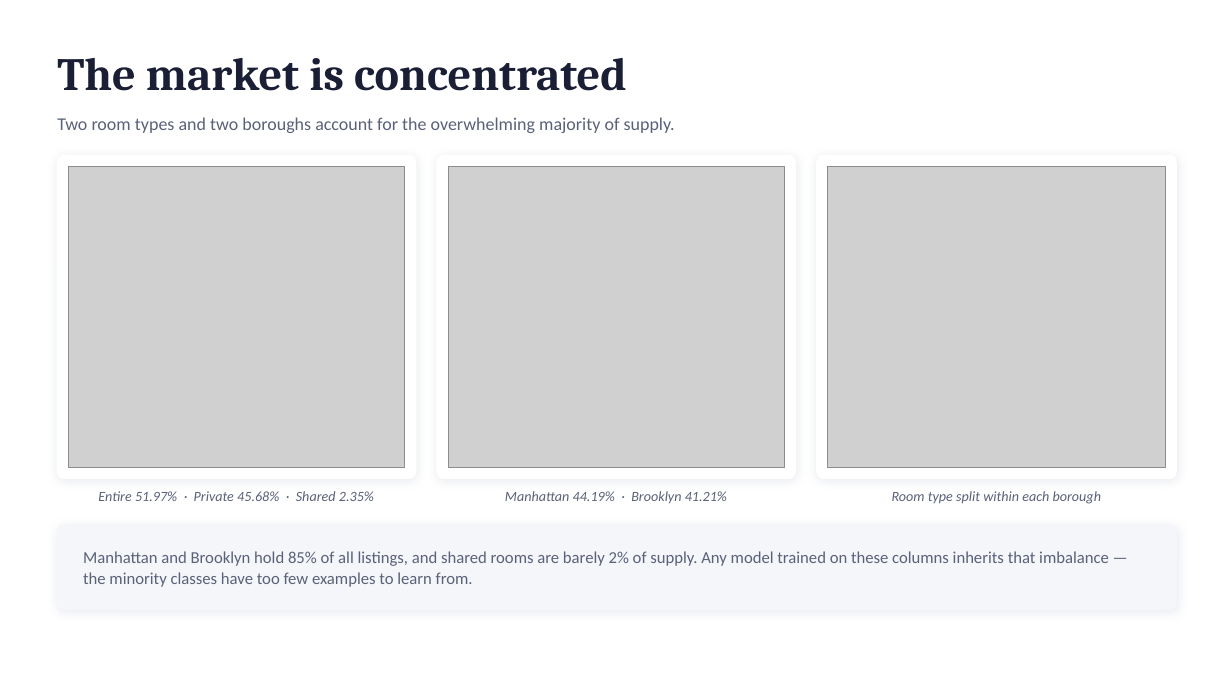
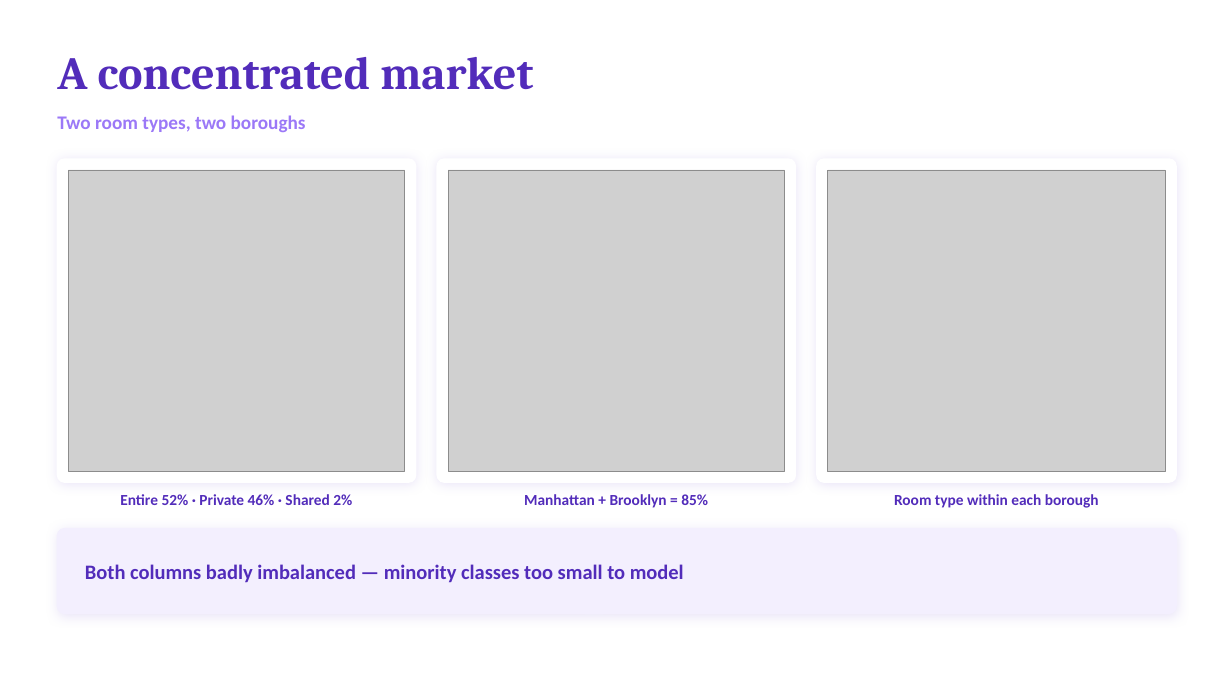
Before and after one commit to khaliddosari/Tuwaiq-Bootcamp, a slide deck: slide 6 of eda week 3/Khalid Al Dosari - EDA Project Presentation.pptx (slide 7 before the commit). Drawn at 1232x693 pixels with LibreOffice and Linux fonts; fonts in the diff are those of the drawing; grey boxes stand for pictures. Boxes give left, top, right and bottom in pixels: in the first picture for what was removed or moved away, otherwise in the second. Text is boxed around its words. In the diff, an @@ line names an element or a change of style, - is before the commit and + after.

```diff
--- a/eda week 3/Khalid Al Dosari - EDA Project Presentation.pptx
+++ b/eda week 3/Khalid Al Dosari - EDA Project Presentation.pptx
@@ text at bbox=[57, 57, 533, 90]: text changed; text colour #1A1F36 to #522CBA @@
-The market is concentrated
+A concentrated market
@@ text at bbox=[57, 115, 306, 132]: text changed; size 14 to 15 pt; text colour #5A6178 to #9B78F7; bold on @@
-Two room types and two boroughs account for the overwhelming majority of supply.
+Two room types, two boroughs
@@ shadow changed in 3 elements at bbox=[57, 159, 416, 482], bbox=[437, 159, 796, 482], bbox=[817, 159, 1177, 482] @@
@@ text at bbox=[120, 494, 352, 505]: text changed; size 11 to 12 pt; text colour #5A6178 to #522CBA; bold on; italic off @@
-Entire 51.97% · Private 45.68% · Shared 2.35%
+Entire 52% · Private 46% · Shared 2%
@@ text at bbox=[524, 494, 708, 508]: text changed; size 11 to 12 pt; text colour #5A6178 to #522CBA; bold on; italic off @@
-Manhattan 44.19% · Brooklyn 41.21%
+Manhattan + Brooklyn = 85%
@@ text at bbox=[894, 494, 1099, 508]: text changed; size 11 to 12 pt; text colour #5A6178 to #522CBA; bold on; italic off @@
-Room type split within each borough
+Room type within each borough
@@ 4 rounded rectangles, 3 pictures: place and size @@
-4 rounded rectangles, 3 pictures at bbox=[57, 155, 1177, 610]
+4 rounded rectangles, 3 pictures at bbox=[57, 159, 1177, 614]
@@ rounded rectangle at bbox=[57, 529, 1177, 614]: fill #F4F6FA to #F3EFFE; outline #F4F6FA 1 pt to #F3EFFE 1 pt; shadow changed @@
@@ text at bbox=[85, 564, 684, 583]: text changed; size 13 to 16 pt; text colour #5A6178 to #522CBA; bold on @@
-Manhattan and Brooklyn hold 85% of all listings, and shared rooms are barely 2% of supply. Any model trained on these columns inherits that imbalance — the minority classes have too few examples to learn from.
+Both columns badly imbalanced — minority classes too small to model
```
Also in this commit, not shown: 10 other slides changed, 2 slides added, 3 slides removed.
